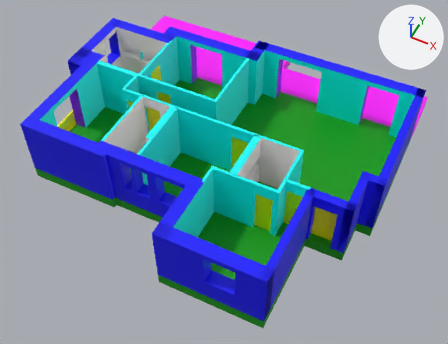
The FBX model Los-Arcos-Visualization/Assets/01_Maya/Assets/Blueprint_v01.fbx: old version first, new version second.
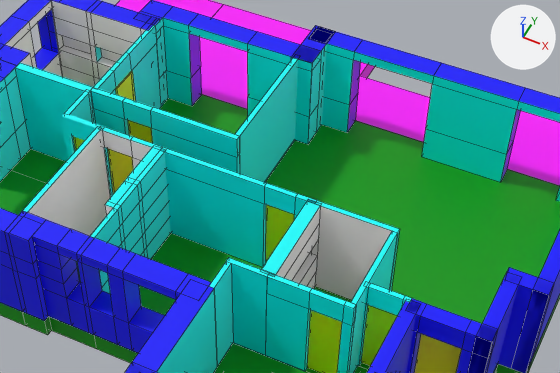
There are two pictures of each version: one whole from a 50 mm camera at (8.5, -17.16, 20.04) aimed at (0.58, -1.31, 0.23), one close up on the part from 20% to 87% of the width and 8% to 66% of the height. The axes (+X, +Y, +Z) are drawn at upper right. The lights are the same throughout. The close-ups show mesh edges as thin lines. Where no turn or scale is listed for an object, it has been applied to the vertices.

The first close-up shows 'Kitchen_Living', 'Terrace', 'Wall', 'Wall10', 'Wall12', 'Wall14', 'Wall15', 'Wall17', 'Wall19', 'Wall27', 'Wall6', 'Wall8'.
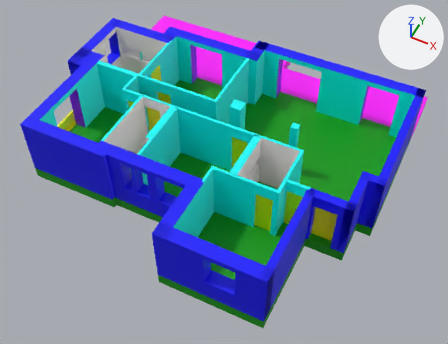
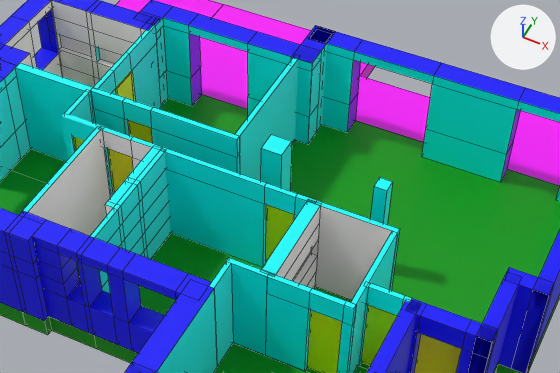
Boxes (x1, y1, x2, y2) around the edits, measured in the close-ups (560 x 373 px):
'LargePillar', added (cyan): after (261, 134, 292, 191)
'SmallPillar', added (cyan): after (371, 177, 393, 224)

The change in detail:
Mesh me_mesh_057 is new.
It is a box spanning x 0.0..0.5, y 0.0..0.5, z -2.55..0.0.
It uses material mat_innerwalls (cyan #00ffff).
Mesh me_mesh_058 is new.
It is a box spanning x 0.0..0.3, y 0.0..0.3, z -2.55..0.0.
It uses material mat_innerwalls (cyan #00ffff).
Object 'LargePillar' (ob_largepillar) is new; it shows me_mesh_057.
Its location is (0.33, -0.32, 3.08).
Object 'SmallPillar' (ob_smallpillar) is new; it shows me_mesh_058.
Its location is (2.98, -0.32, 3.08).
